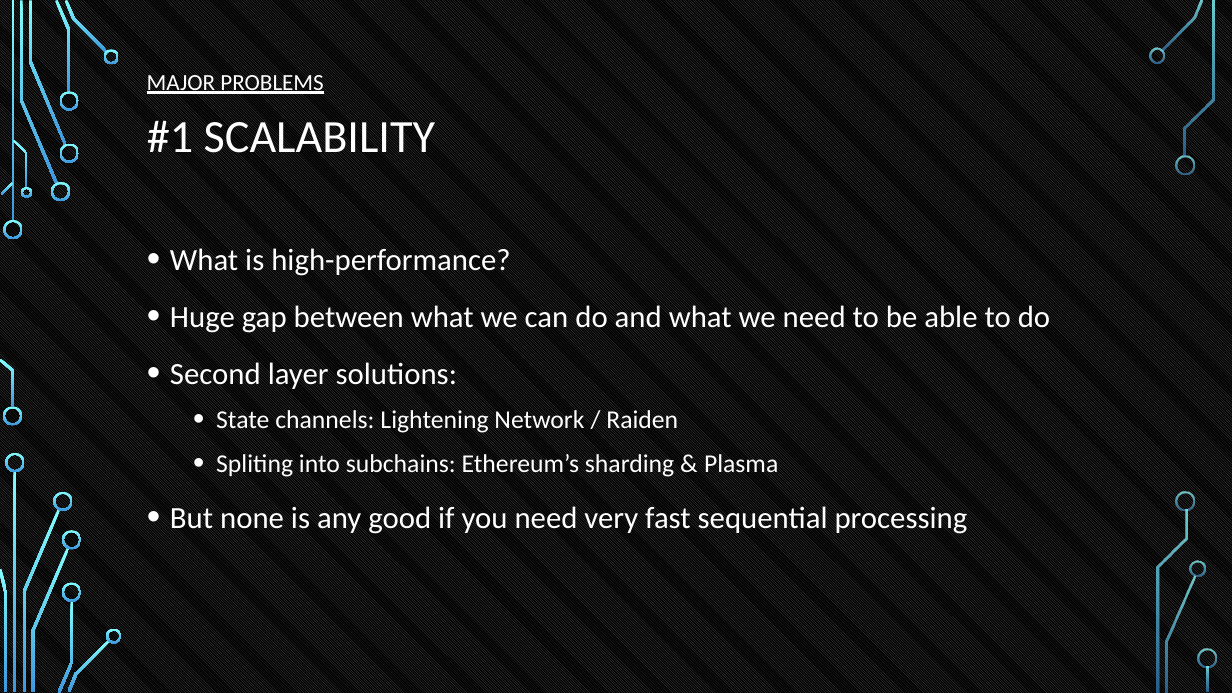
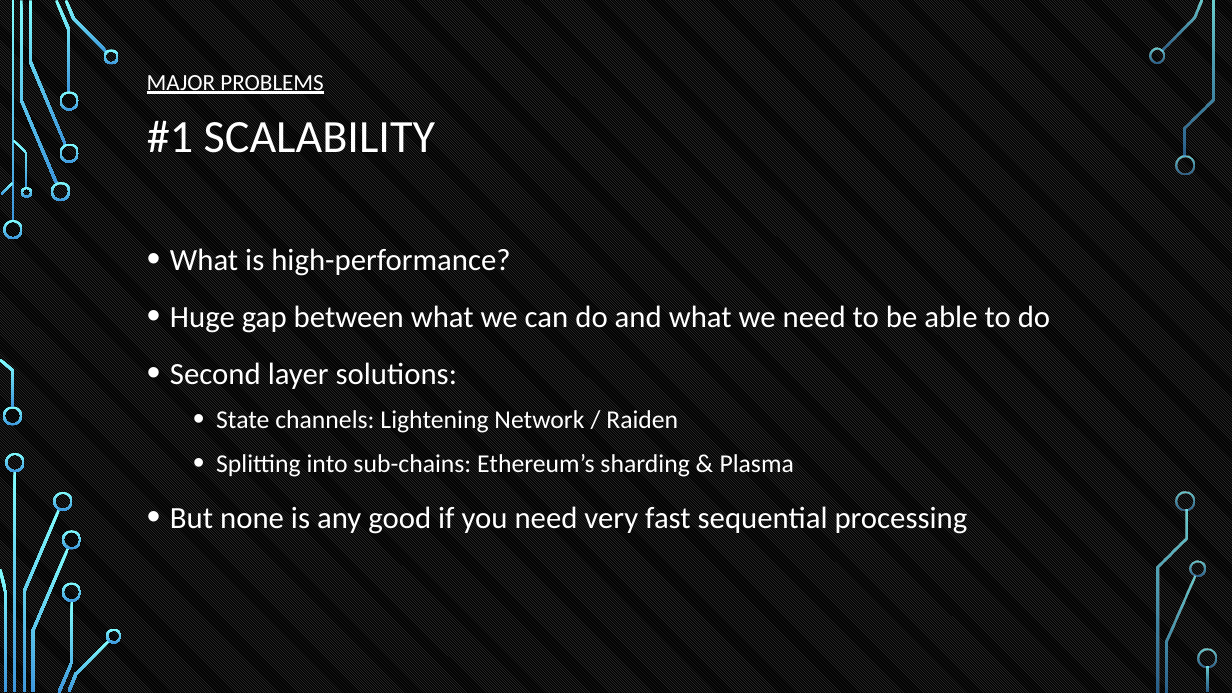
Before and after one commit to tokenika/tokenika.github.io, a slide deck: slide 11 of WarsawBlock.pptx. Drawn at 1232x693 pixels with LibreOffice and Linux fonts; fonts in the diff are those of the drawing; background and template pictures are left out. Boxes give left, top, right and bottom in pixels: in the first picture for what was removed or moved away, otherwise in the second. Text is boxed around its words. In the diff, an @@ line names an element or a change of style, - is before the commit and + after.

```diff
--- a/WarsawBlock.pptx
+++ b/WarsawBlock.pptx
@@ text at (x1=216, y1=454, x2=794, y2=477): text changed @@
-  • Spliting into subchains: Ethereum’s sharding & Plasma
+  • Splitting into sub-chains: Ethereum’s sharding & Plasma
```
Also in this commit, not shown: 5 other slides changed, 6 slides removed, 3 other files.
